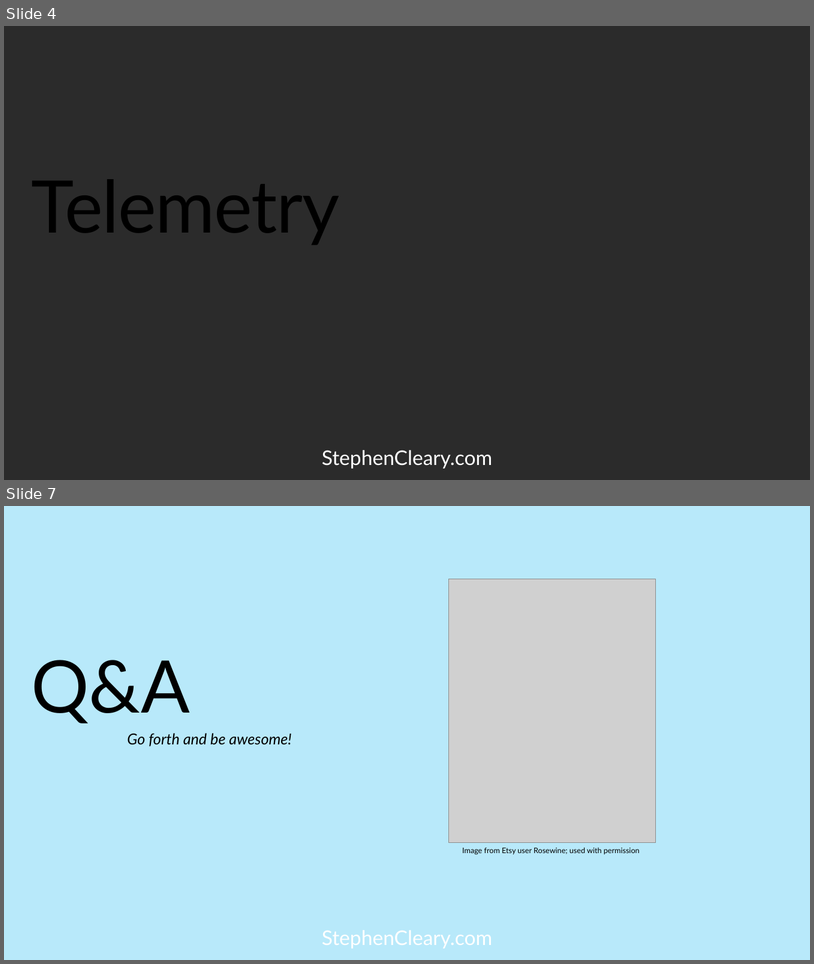
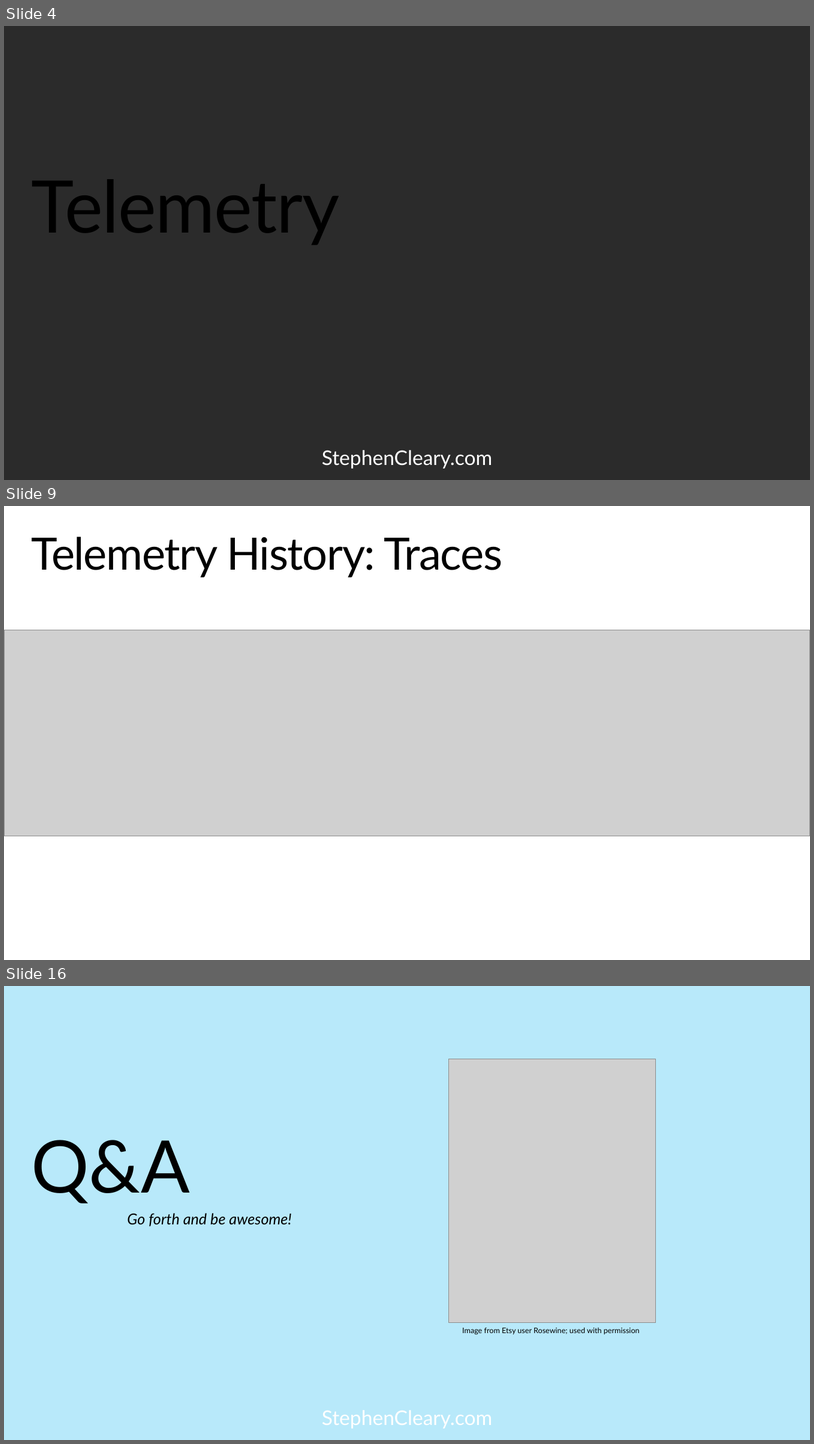
Before and after one commit to StephenCleary/Presentations, a slide deck: Telemetry/Logging Hero.pptx. Shown one above the other, each under a label of ours: slides 4 and 7 before the commit, slides 4, 9 and 16 after it; the slides between them are not shown. The pictures are 814x964 and 814x1444 pixels, drawn with LibreOffice and Linux fonts; fonts in the diff are those of the drawing; grey boxes stand for pictures; background and template pictures are left out; a plain dark background stands for a picture behind light text. Boxes give left, top, right and bottom in pixels: in the first picture for what was removed or moved away, otherwise in the second. Text is boxed around its words. In the diff, an @@ line names an element or a change of style, - is before the commit and + after.

```diff
--- a/Telemetry/Logging Hero.pptx
+++ b/Telemetry/Logging Hero.pptx
@@ slide 9 added at box(4, 506, 810, 960), background picture (left out); not listed: 1 template element that a slide beside it also shows @@
@@ title added at box(32, 537, 503, 577), 52.9 pt, text #000000 @@
+Telemetry History: Traces
@@ picture added at box(4, 630, 810, 835) @@
@@ what was slide 7 is now slide 16 @@
```
Also in this commit, not shown: 2 slides changed, 8 other slides added, 1 other file.
